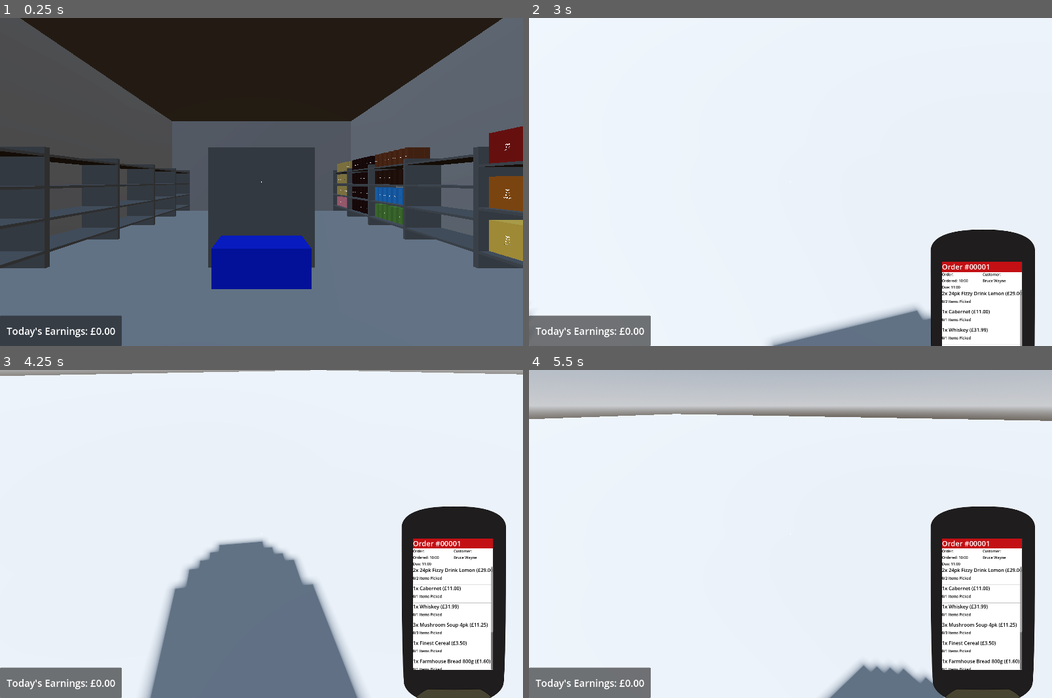
Above: before the commit, frames 1-4 (two rows, left to right).
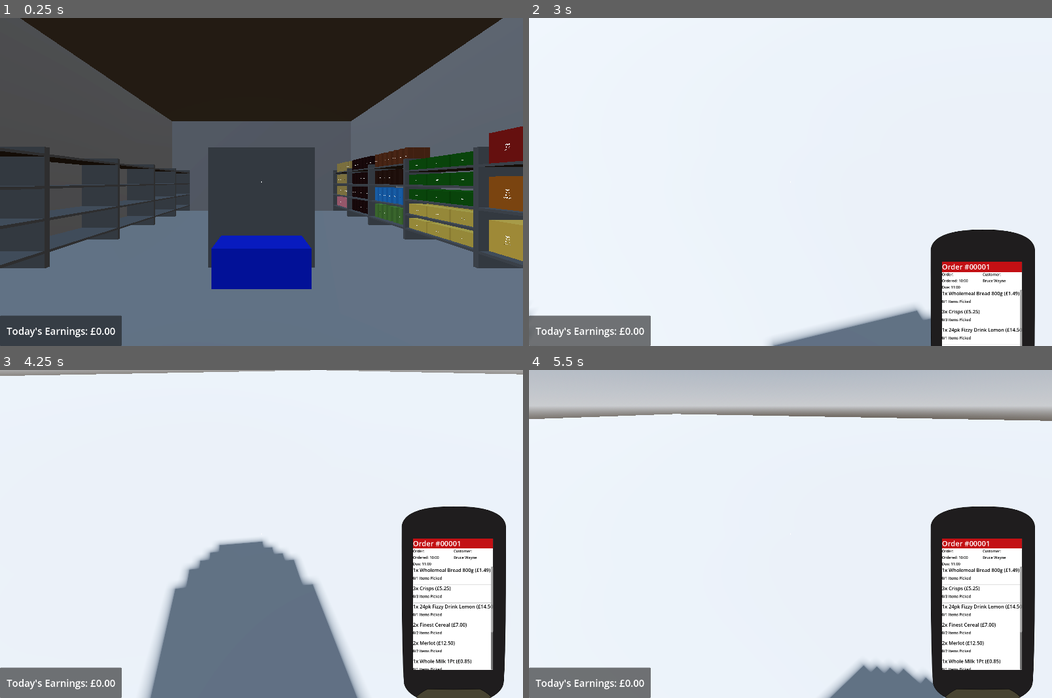
Above: after the commit, the same moments.

Repository: Allus-Interactive/speedy-shopper
Game: Godot game, scene res://game/world/shop/shop.tscn
Two runs of this game, one before a commit and one after it. Both use one fixed random seed, a clock stepped at 60 frames per second and the inputs below.
Inputs (mouse positions are in pixels of both pictures, inside the frame that each line leads up to):
- Up to frame 1 (0.25 s): no input
- Up to frame 2 (3 s): tap Enter at 0.5 s; move the mouse to (905, 165) at 0.52 s; hold D (product_rotate_right) 0.53-1.28 s; hold C (crouch) 0.53-1.28 s; click (905, 165) at 0.67 s; move the mouse to (764, 182) at 1.27 s; hold W (forwards) from 1.28 s (still down); tap E (interact) at 1.35 s; move the mouse to (800, 175) at 2.02 s; hold R (replace) 2.03-2.78 s; move the mouse to (785, 188) at 2.77 s; tap T (toggle_scanner) at 2.85 s; click (785, 188) at 2.92 s
- Up to frame 3 (4.25 s): keep holding W (forwards); move the mouse to (298, 537) at 3.52 s; hold C (crouch) from 3.53 s (still down)
- Up to frame 4 (5.5 s): keep holding W (forwards); move the mouse to (748, 530) at 4.27 s; release C (crouch) at 4.28 s; tap E (interact) at 4.35 s; move the mouse to (795, 534) at 5.02 s; hold R (replace) from 5.03 s (still down); click (795, 534) at 5.17 s

The runs differ from the first frame. In frame 1, 2.7% of the frame differs, in the area x 77-91%, y 40-70%; in frame 2, 0.3%; in frame 3, 0.6%; in frame 4, 0.6%.

Commit message:
added beer resources

Diff:
--- a/godot-project/game/global/product_manager/product_manager.tscn
+++ b/godot-project/game/global/product_manager/product_manager.tscn
@@ -63,7 +63,8 @@
 [ext_resource type="Resource" uid="uid://b4owpm7lpswhc" path="res://game/resources/item/resources/wine/white/pinot_grigio.tres" id="59_70orc"]
 [ext_resource type="Resource" uid="uid://u2rka60ciwbk" path="res://game/resources/item/resources/wine/white/sauvignon_blanc.tres" id="60_a2n2g"]
 [ext_resource type="Resource" uid="uid://cd0mttajja1yv" path="res://game/resources/item/resources/wine/white/zinfandel.tres" id="61_0i3ht"]
+[ext_resource type="Resource" uid="uid://blnc3s15tq2a3" path="res://game/resources/item/resources/beer/cider.tres" id="63_84kej"]
 
 [node name="ProductManager" type="Node" unique_id=454696927]
 script = ExtResource("1_ohwlt")
-all_products = Array[ExtResource("2_0xum4")]([ExtResource("3 …(1428 unchanged characters)…  ExtResource("61_0i3ht"), ExtResource("48_n85ss"), ExtResource("47_3axcc")])
+all_products = Array[ExtResource("2_0xum4")]([ExtResource("3 …(1428 unchanged characters)…  ExtResource("61_0i3ht"), ExtResource("47_3axcc"), ExtResource("63_84kej"), ExtResource("48_n85ss")])
--- a/godot-project/game/resources/item/resources/beer/beer.tres
+++ b/godot-project/game/resources/item/resources/beer/beer.tres
@@ -5,6 +5,6 @@
 [resource]
 script = ExtResource("1_wcwhs")
 product_name = "Beer"
-barcode_value = 999
-product_price = 5.5
+barcode_value = 3349
+product_price = 13.0
 metadata/_custom_type_script = "uid://siedaem41o6s"
--- /dev/null
+++ b/godot-project/game/resources/item/resources/beer/cider.tres
@@ -0,0 +1,10 @@
+[gd_resource type="Resource" script_class="Item" format=3 uid="uid://blnc3s15tq2a3"]
+
+[ext_resource type="Script" uid="uid://siedaem41o6s" path="res://game/resources/item/item.gd" id="1_q7mje"]
+
+[resource]
+script = ExtResource("1_q7mje")
+product_name = "Cider"
+barcode_value = 3351
+product_price = 11.25
+metadata/_custom_type_script = "uid://siedaem41o6s"
--- /dev/null
+++ b/godot-project/game/resources/products/placeholder/resources/beer/beer.tres
@@ -0,0 +1,14 @@
+[gd_resource type="Resource" script_class="Product" format=3 uid="uid://5ec4fa5se8j"]
+
+[ext_resource type="Texture2D" uid="uid://n5rta5y5njne" path="res://assets/barcodes/barcode.png" id="1_h3lxl"]
+[ext_resource type="Resource" uid="uid://cr2oi47jsxl75" path="res://game/resources/item/resources/beer/beer.tres" id="2_48ijp"]
+[ext_resource type="Script" uid="uid://c485xiqer6nrc" path="res://game/resources/products/product.gd" id="3_7bcxb"]
+
+[resource]
+script = ExtResource("3_7bcxb")
+product_info = ExtResource("2_48ijp")
+placeholder_size = Vector3(0.6, 0.3, 0.3)
+shelf_offset = Vector3(0, 0.15, 0)
+default_shelf_quantity = 2
+product_colour = Color(0.068751454, 0.42347687, 2.8878452e-07, 1)
+metadata/_custom_type_script = "uid://c485xiqer6nrc"
--- /dev/null
+++ b/godot-project/game/resources/products/placeholder/resources/beer/cider.tres
@@ -0,0 +1,14 @@
+[gd_resource type="Resource" script_class="Product" format=3 uid="uid://d011jmqebndmf"]
+
+[ext_resource type="Texture2D" uid="uid://n5rta5y5njne" path="res://assets/barcodes/barcode.png" id="1_hdsrb"]
+[ext_resource type="Resource" uid="uid://blnc3s15tq2a3" path="res://game/resources/item/resources/beer/cider.tres" id="2_hdsrb"]
+[ext_resource type="Script" uid="uid://c485xiqer6nrc" path="res://game/resources/products/product.gd" id="3_55d2o"]
+
+[resource]
+script = ExtResource("3_55d2o")
+product_info = ExtResource("2_hdsrb")
+placeholder_size = Vector3(0.6, 0.3, 0.3)
+shelf_offset = Vector3(0, 0.15, 0)
+default_shelf_quantity = 2
+product_colour = Color(0.9241718, 0.7846466, 0.32345656, 1)
+metadata/_custom_type_script = "uid://c485xiqer6nrc"
--- a/godot-project/game/world/shop/shop.tscn
+++ b/godot-project/game/world/shop/shop.tscn
@@ -55,7 +55,9 @@
 [ext_resource type="Resource" uid="uid://ddrmct56gjta" path="res://game/resources/products/placeholder/resources/fizzy_drink/fizzy_drink.tres" id="52_pm5fk"]
 [ext_resource type="Resource" uid="uid://d24wtpgvff3dc" path="res://game/resources/products/placeholder/resources/fizzy_drink/fizzy_drink_orange.tres" id="53_wpyta"]
 [ext_resource type="Resource" uid="uid://utnxqdrcyc4n" path="res://game/resources/products/placeholder/resources/spirits/gin.tres" id="55_g1yju"]
+[ext_resource type="Resource" uid="uid://d011jmqebndmf" path="res://game/resources/products/placeholder/resources/beer/cider.tres" id="55_lritm"]
 [ext_resource type="Resource" uid="uid://nv6a1lv603nh" path="res://game/resources/products/placeholder/resources/spirits/vodka.tres" id="56_8lmnt"]
+[ext_resource type="Resource" uid="uid://5ec4fa5se8j" path="res://game/resources/products/placeholder/resources/beer/beer.tres" id="56_inxf2"]
 [ext_resource type="Resource" uid="uid://b1jh6ppx3l0ce" path="res://game/resources/products/placeholder/resources/spirits/rum.tres" id="57_bcqtl"]
 [ext_resource type="Resource" uid="uid://cbf4uqcm4y4wx" path="res://game/resources/products/placeholder/resources/spirits/whiskey.tres" id="58_8lmnt"]
 [ext_resource type="Resource" uid="uid://m52aj8abwy47" path="res://game/resources/products/placeholder/resources/wine/white/zinfandel.tres" id="59_76srb"]
@@ -312,7 +314,12 @@
 [node name="ShelfUnitBeer" parent="Aisle2/Right" unique_id=566735270 instance=ExtResource("2_4o56f")]
 transform = Transform3D(1.192488e-08, 0, -0.99999994, 0, 1, 0, 0.99999994, 0, 1.192488e-08, -1, 0, -4)
 product_placeholder_scene = ExtResource("3_6k1ee")
-slots_per_shelf = 5
+stocked_products = Array[ExtResource("4_5qt63")]([ExtResource("55_lritm"), ExtResource("55_lritm"), ExtResource("55_lritm"), ExtResource("55_lritm"), ExtResource("55_lritm"), ExtResource("55_lritm"), ExtResource("56_inxf2"), ExtResource("56_inxf2"), ExtResource("56_inxf2"), ExtResource("56_inxf2"), ExtResource("56_inxf2"), ExtResource("56_inxf2"), ExtResource("56_inxf2"), ExtResource("56_inxf2"), ExtResource("56_inxf2")])
+shelf_count = 5
+shelf_spacing = 0.4
+slots_per_shelf = 3
+slot_margin_x = 0.35
+row_width = 0.4
 
 [node name="ShelfUnitSpirits" parent="Aisle2/Right" unique_id=989585367 instance=ExtResource("2_4o56f")]
 transform = Transform3D(1.192488e-08, 0, -0.99999994, 0, 1, 0, 0.99999994, 0, 1.192488e-08, -1, 0, -6)
